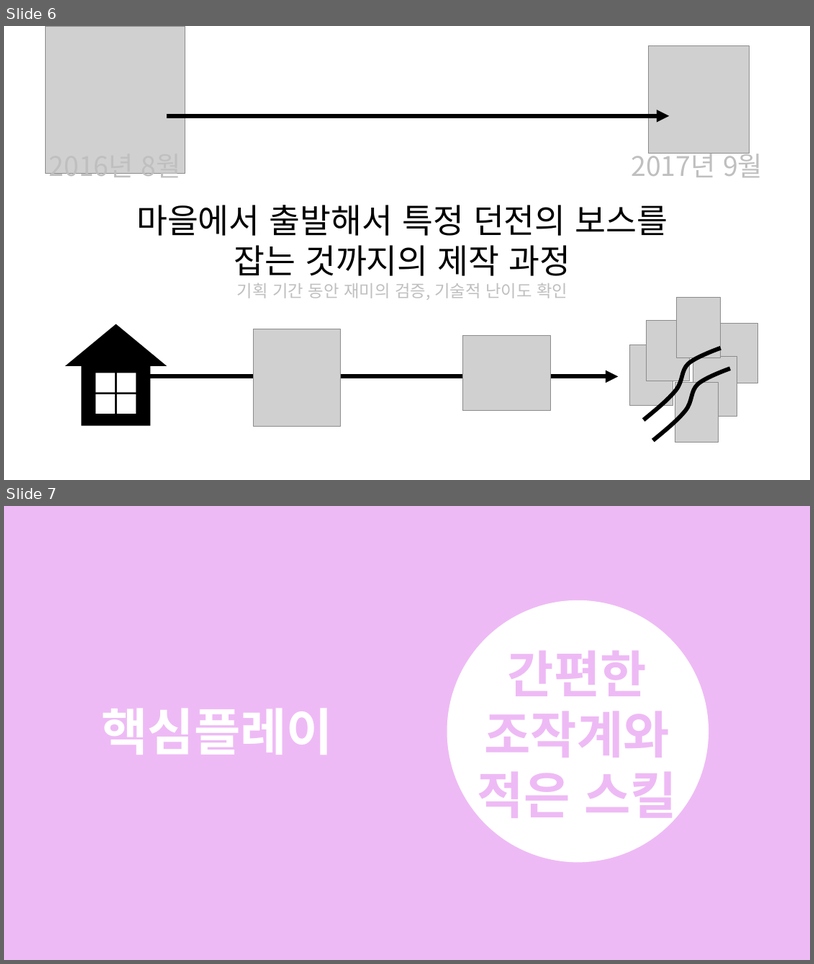
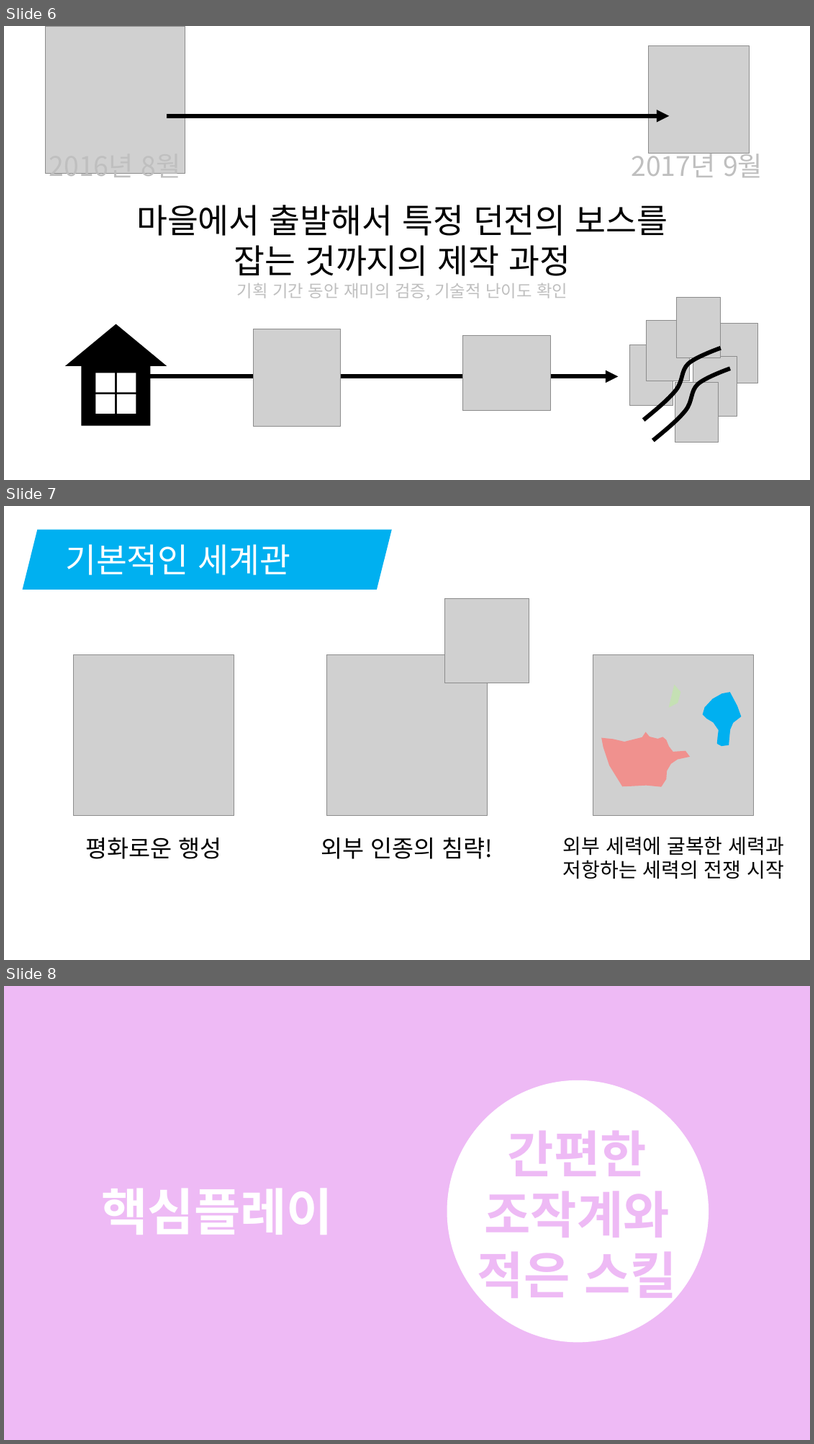
Before and after one commit to korleinster/gamebusdriver, a slide deck: documents/[13신창섭160802]졸업작품 제안서 1차수정.pptx. Shown one above the other, each under a label of ours: slides 6 and 7 before the commit, slides 6, 7 and 8 after it. The pictures are 814x964 and 814x1444 pixels, drawn with LibreOffice and Linux fonts; fonts in the diff are those of the drawing; grey boxes stand for pictures. Boxes give left, top, right and bottom in pixels: in the first picture for what was removed or moved away, otherwise in the second. Text is boxed around its words. In the diff, an @@ line names an element or a change of style, - is before the commit and + after.

```diff
--- a/documents/[13신창섭160802]졸업작품 제안서 1차수정.pptx
+++ b/documents/[13신창섭160802]졸업작품 제안서 1차수정.pptx
@@ slide 7 added at (4, 506, 810, 960), background #FFFFFF @@
@@ parallelogram added at (22, 530, 392, 590), fill #00B0F0, 40 pt, text #FFFFFF @@
+기본적인 세계관
@@ picture added at (445, 598, 530, 682) @@
@@ picture added at (74, 655, 234, 815) @@
@@ picture added at (327, 655, 487, 815) @@
@@ picture added at (594, 655, 754, 815) @@
@@ freeform shape added at (669, 685, 682, 708), fill #C5E0B4 @@
@@ freeform shape added at (703, 692, 742, 746), fill #00B0F0 @@
@@ freeform shape added at (602, 731, 690, 787), fill #F0918E @@
@@ text added at (85, 837, 222, 859), 28 pt, text #000000 @@
+평화로운 행성
@@ text added at (321, 837, 494, 859), 28 pt, text #000000 @@
+외부 인종의 침략!
@@ text added at (563, 836, 784, 879), 24 pt, text #000000 @@
+외부 세력에 굴복한 세력과
+저항하는 세력의 전쟁 시작
@@ what was slide 7 is now slide 8 @@
```
Also in this commit, not shown: 5 slides changed, 2 other slides added, 21 other files.
